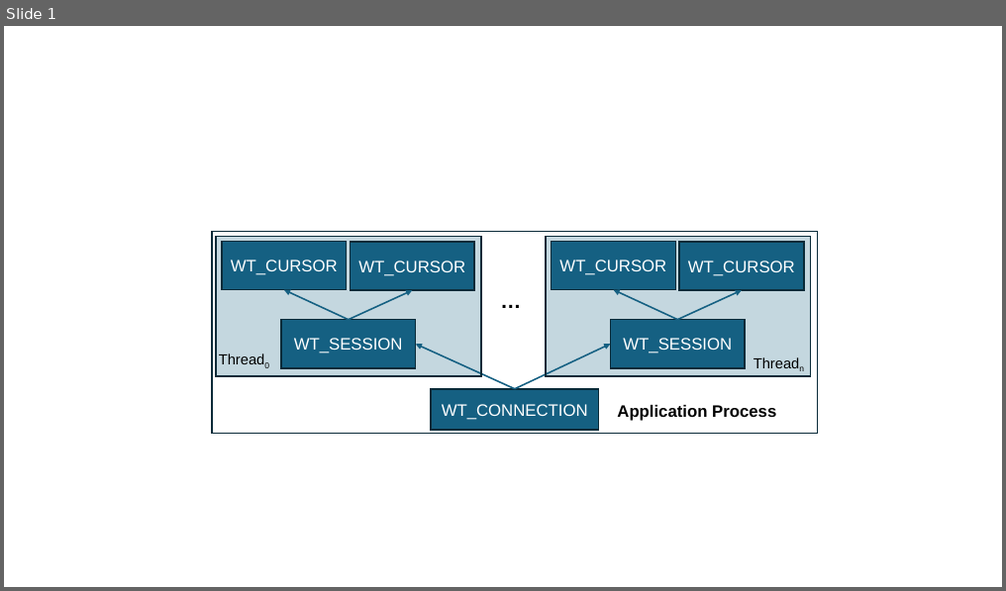
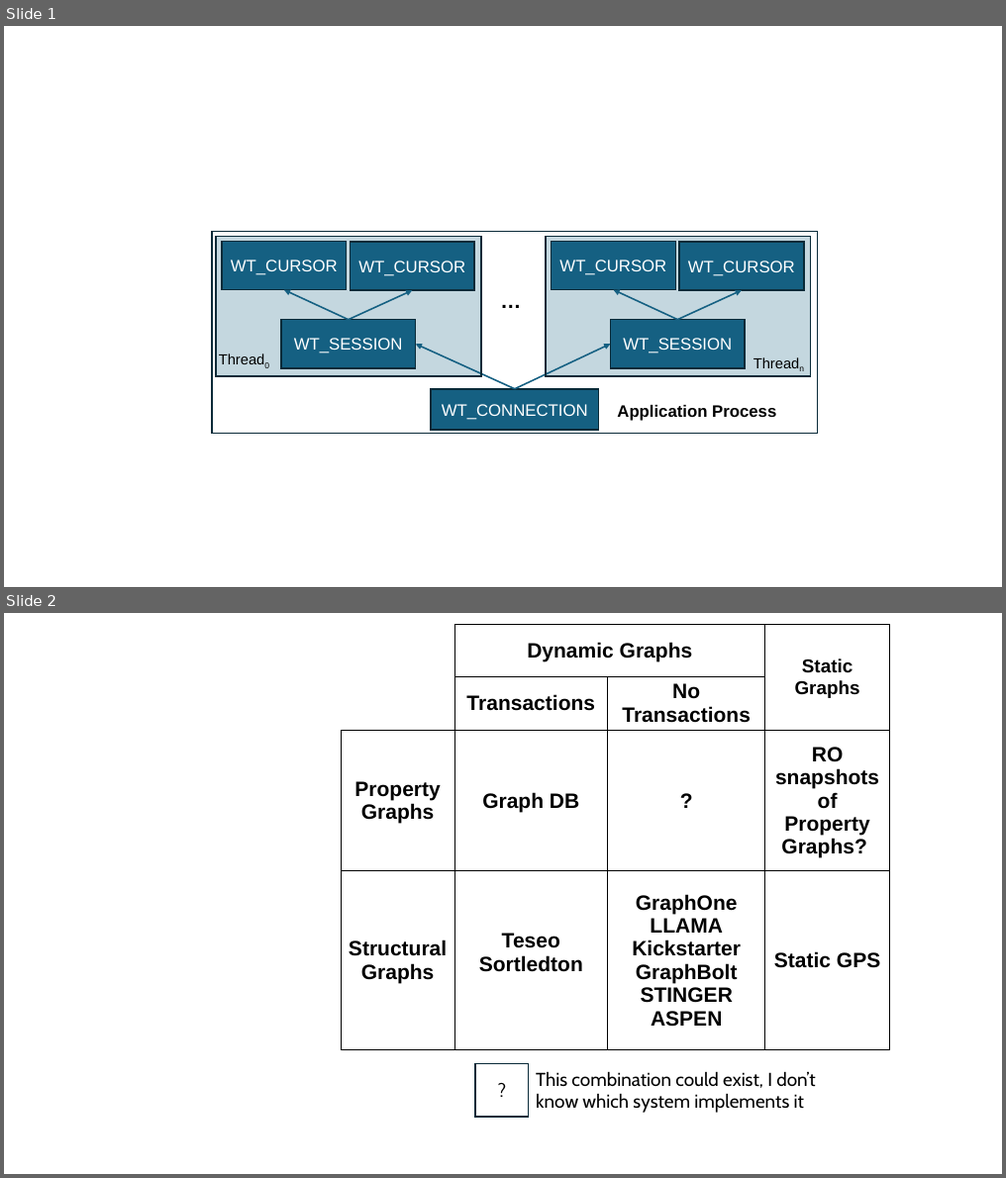
Before and after one commit to artorhem/phd_dissertation, a slide deck: ppts/figs.pptx. Shown one above the other, each under a label of ours: slide 1 before the commit, slides 1 and 2 after it. The pictures are 1006x591 and 1006x1178 pixels, drawn with LibreOffice and Linux fonts; fonts in the diff are those of the drawing. Boxes give left, top, right and bottom in pixels: in the first picture for what was removed or moved away, otherwise in the second. Text is boxed around its words. In the diff, an @@ line names an element or a change of style, - is before the commit and + after.

Commit message:
fig changes

```diff
--- a/ppts/figs.pptx
+++ b/ppts/figs.pptx
@@ slide 2 added at [4, 613, 1002, 1174], background #FFFFFF @@
@@ table added at [341, 624, 890, 1054], 4 rows, 4 columns @@
+ | Dynamic Graphs |  | Static Graphs
+ | Transactions | No Transactions | 
+Property Graphs | Graph DB | ? | RO snapshots of Property Graphs?
+Structural Graphs | Teseo Sortledton | GraphOne / LLAMA / Kickstarter GraphBolt STINGER ASPEN | Static GPS
@@ rectangle added at [475, 1063, 529, 1117], outline #092A39 1.5 pt, 18 pt, text #000000 @@
+?
@@ text added at [536, 1071, 815, 1113], 18 pt, text #000000 @@
+This combination could exist, I don’t know which system implements it
```
